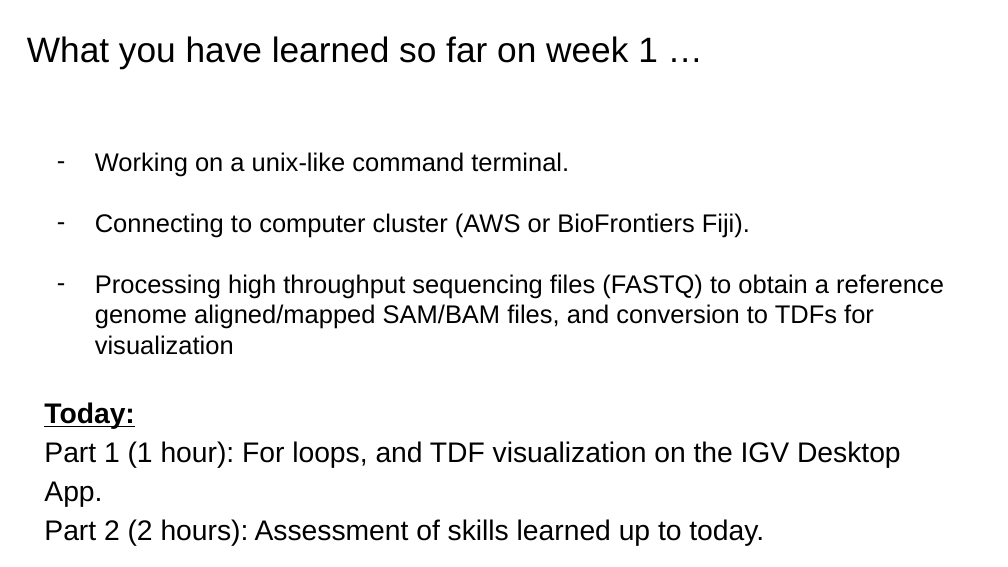
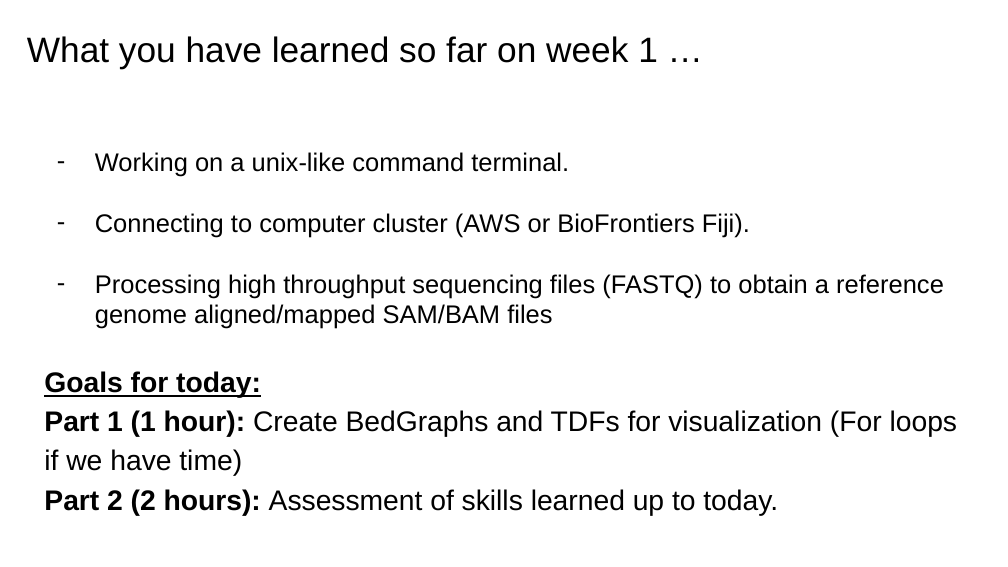
Before and after one commit to Dowell-Lab/srworkshop, a slide deck: slide 2 of day05/slides/Day5_slides.pptx. Drawn at 1008x567 pixels with LibreOffice and Linux fonts; fonts in the diff are those of the drawing. Boxes give left, top, right and bottom in pixels: in the first picture for what was removed or moved away, otherwise in the second. Text is boxed around its words. In the diff, an @@ line names an element or a change of style, - is before the commit and + after.

```diff
--- a/day05/slides/Day5_slides.pptx
+++ b/day05/slides/Day5_slides.pptx
@@ title at bbox=[44, 274, 958, 515]: text changed; size 18.2 to 20.2 pt @@
-– Processing high throughput sequencing files (FASTQ) to obtain a reference genome aligned/mapped SAM/BAM files, and conversion to TDFs for visualization
-Today:
-Part 1 (1 hour): For loops, and TDF visualization on the IGV Desktop App.
-Part 2 (2 hours): Assessment of skills learned up to today.
+– Processing high throughput sequencing files (FASTQ) to obtain a reference genome aligned/mapped SAM/BAM files
+Goals for today:
+Part 1 (1 hour): Create BedGraphs and TDFs for visualization (For loops if we have time)
+Part 2 (2 hours): Assessment of skills learned up to today.
```
Also in this commit, not shown: 3 other slides changed, 2 slides added, 1 other file.
